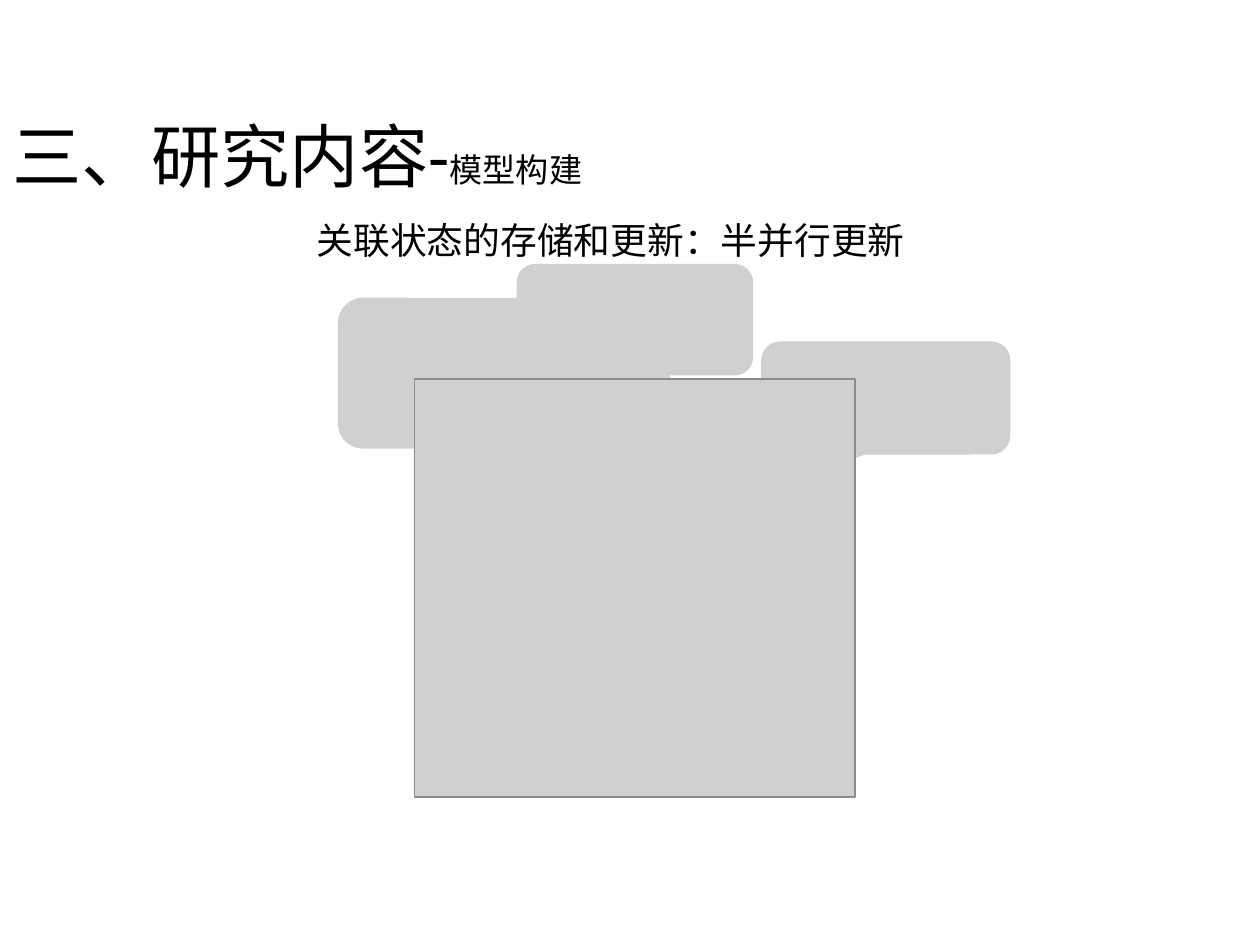
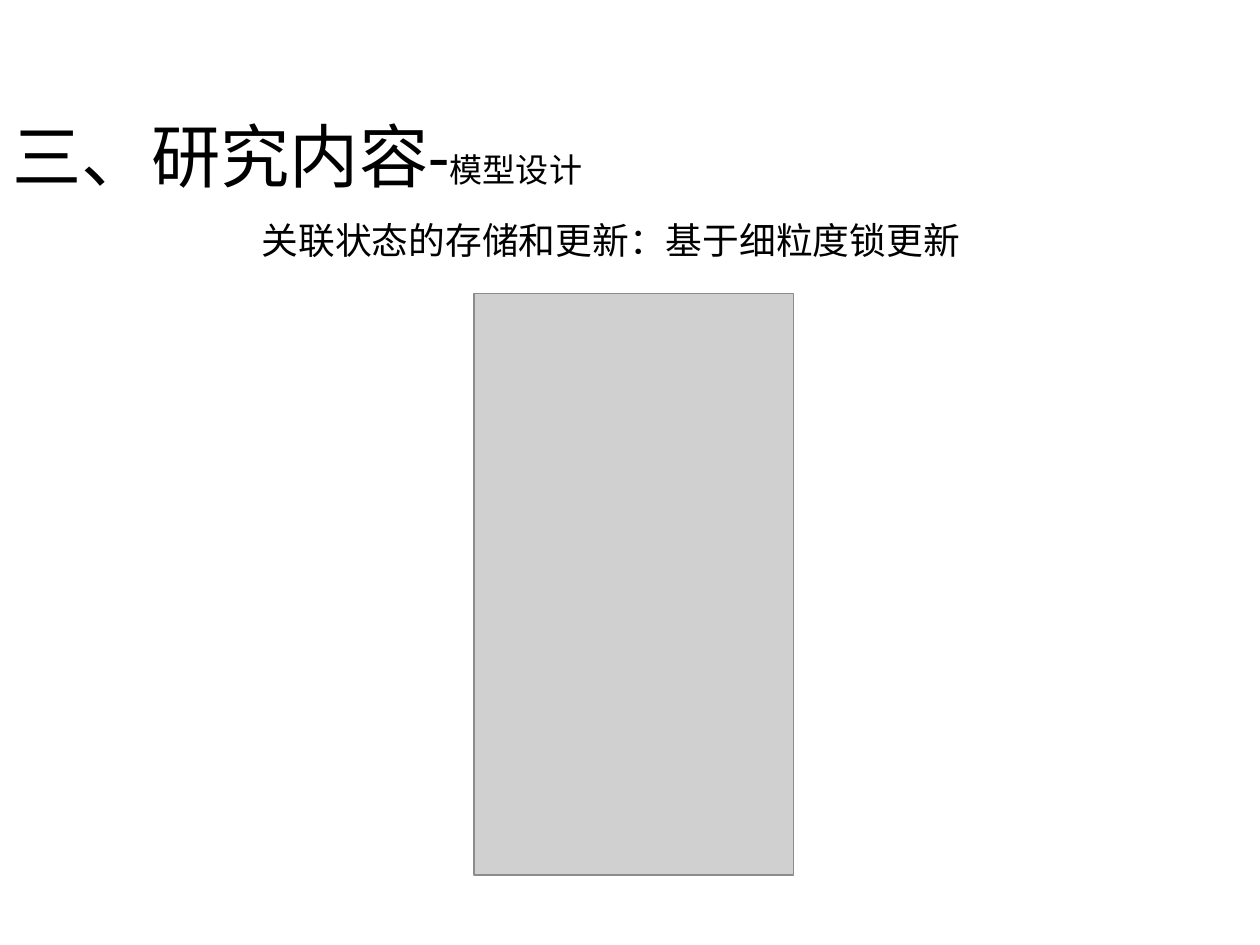
Before and after one commit to DuanSky22/GraduationThesis, a slide deck: slide 27 of post-graduate paper/中期汇报-段世凯-v3.0.pptx (slide 26 before the commit). Drawn at 1260x945 pixels with LibreOffice and Linux fonts; fonts in the diff are those of the drawing; grey boxes stand for pictures. Boxes give left, top, right and bottom in pixels: in the first picture for what was removed or moved away, otherwise in the second. Text is boxed around its words. In the diff, an @@ line names an element or a change of style, - is before the commit and + after.

```diff
--- a/post-graduate paper/中期汇报-段世凯-v3.0.pptx
+++ b/post-graduate paper/中期汇报-段世凯-v3.0.pptx
@@ title at (13,123,583,188): text changed @@
-三、研究内容-模型构建
+三、研究内容-模型设计
@@ text at (262,223,960,257): text changed @@
-关联状态的存储和更新：半并行更新
+关联状态的存储和更新：基于细粒度锁更新
@@ picture removed at (517,263,753,375) @@
@@ picture removed at (338,297,670,449) @@
@@ picture: place and size @@
-picture at (415,379,854,798)
+picture at (474,294,793,876)
@@ picture removed at (761,341,1011,455) @@
```
Also in this commit, not shown: 23 other slides changed, 7 slides added, 5 slides removed, 15 other files.
